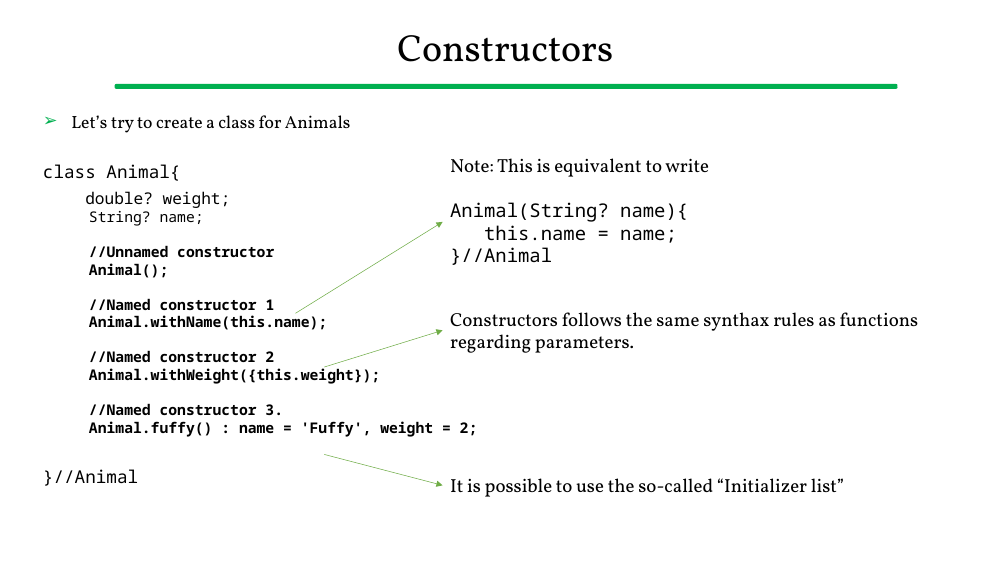
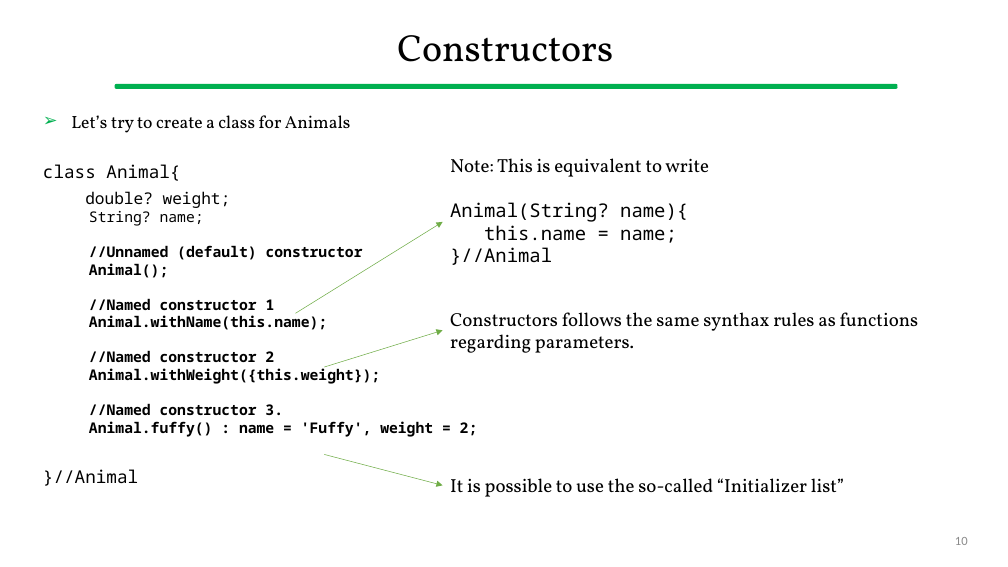
Before and after one commit to gcappon/bwthw, a slide deck: slide 10 of lab_03-dart_101_part_2/lab_03-dart_101_part_2.pptx. Drawn at 1008x567 pixels with LibreOffice and Linux fonts; fonts in the diff are those of the drawing. Boxes give left, top, right and bottom in pixels: in the first picture for what was removed or moved away, otherwise in the second. Text is boxed around its words. In the diff, an @@ line names an element or a change of style, - is before the commit and + after.

```diff
--- a/lab_03-dart_101_part_2/lab_03-dart_101_part_2.pptx
+++ b/lab_03-dart_101_part_2/lab_03-dart_101_part_2.pptx
@@ text at [89, 245, 363, 260]: text changed @@
-  //Unnamed constructor
+  //Unnamed (default) constructor
@@ page number added at [955, 537, 968, 545], 12 pt, text #8C8C8C @@
+10
```
Also in this commit, not shown: 35 other slides changed, 17 other files.
